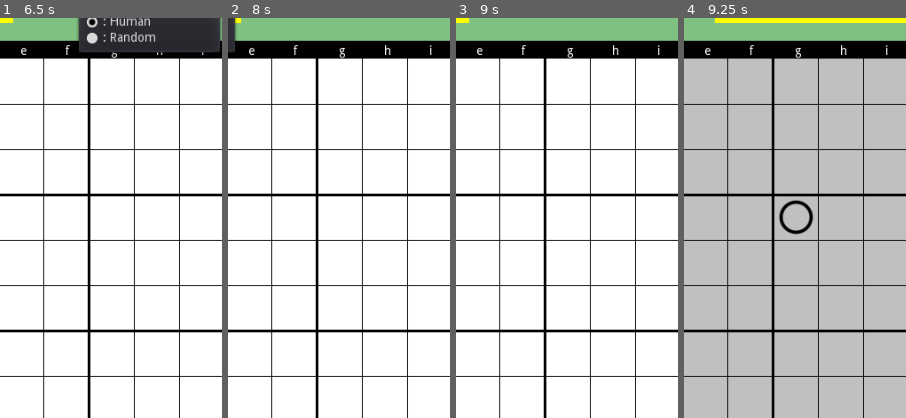
Above: before the commit, frames 1-4 (left to right).
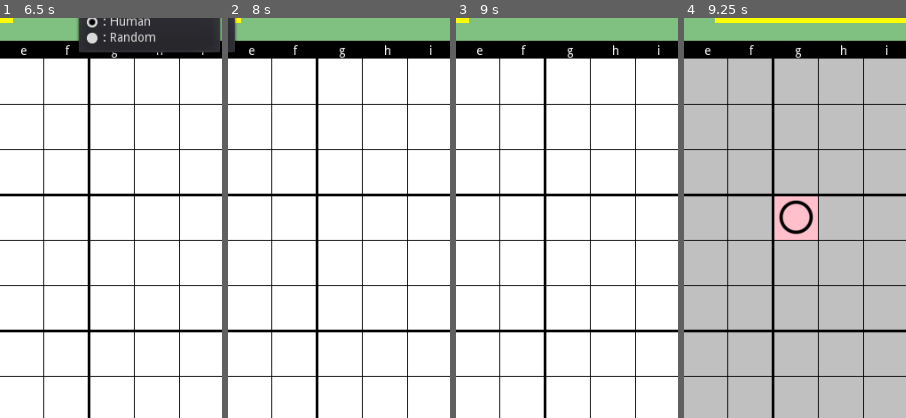
Above: after the commit, the same moments.

Repository: vivisuke/SuperTicTacToe
Game: Godot game, scene res://MainScene.tscn
Two runs of this game, one before a commit and one after it. Both use one fixed random seed, a clock stepped at 60 frames per second and the inputs below.
Inputs (mouse positions are % of the whole screen's width and height, from its top left):
- Up to frame 1 (6.5 s): click "Start Game" at 0.5 s; click "Stop Game" at 1.25 s; click "Start Game" at 2 s; click "Ｖ" at 2.75 s; click "Stop Game" at 3.5 s; click ": Human" at 4.25 s; click ": Human" at 5 s; click "Ｖ" at 5.75 s
- Up to frame 2 (8 s): click "Start Game" at 6.5 s; click ": Human" at 7.25 s
- Up to frame 3 (9 s): click "Ｖ" at 8 s; tap Enter at 8.75 s; move the mouse to (72, 45) at 8.77 s; click (72, 45) at 8.92 s
- Up to frame 4 (9.25 s): no input
The pictures show only the part of the screen within x 45-95%, y 19-69%; the shares and areas given below are measured in that part.

Frames 1-3 are identical in both runs. In frame 4, 1.9% of the frame differs, in the area x 40-61%, y 44-56%.

Commit message:
0040 ◎ C 01/04 01/04 0.001│ToDo│直前に着手されたセルを強調

Diff:
--- a/SuperTicTacToe/MainScene.tscn
+++ b/SuperTicTacToe/MainScene.tscn
@@ -12,6 +12,7 @@
 [ext_resource path="res://fonts/FlopDesignFONT.otf" type="DynamicFontData" id=10]
 [ext_resource path="res://scripts/MainScene.gd" type="Script" id=11]
 [ext_resource path="res://fonts/arial.ttf" type="DynamicFontData" id=12]
+[ext_resource path="res://images/pink.png" type="Texture" id=13]
 
 [sub_resource type="DynamicFont" id=1]
 size = 24
@@ -23,6 +24,22 @@
 0/tex_offset = Vector2( 0, 0 )
 0/modulate = Color( 1, 1, 1, 1 )
 0/region = Rect2( 0, 0, 153, 153 )
+0/tile_mode = 0
+0/occluder_offset = Vector2( 0, 0 )
+0/navigation_offset = Vector2( 0, 0 )
+0/shape_offset = Vector2( 0, 0 )
+0/shape_transform = Transform2D( 1, 0, 0, 1, 0, 0 )
+0/shape_one_way = false
+0/shape_one_way_margin = 0.0
+0/shapes = [  ]
+0/z_index = 0
+
+[sub_resource type="TileSet" id=13]
+0/name = "pink.png 0"
+0/texture = ExtResource( 13 )
+0/tex_offset = Vector2( 0, 0 )
+0/modulate = Color( 1, 1, 1, 1 )
+0/region = Rect2( 0, -1, 51, 52 )
 0/tile_mode = 0
 0/occluder_offset = Vector2( 0, 0 )
 0/navigation_offset = Vector2( 0, 0 )
@@ -156,6 +173,13 @@
 format = 1
 tile_data = PoolIntArray( 131074, 0, 0 )
 
+[node name="TileMapCursor" type="TileMap" parent="Board"]
+position = Vector2( 20, 20 )
+tile_set = SubResource( 13 )
+cell_size = Vector2( 51, 51 )
+format = 1
+tile_data = PoolIntArray( 0, 0, 0 )
+
 [node name="Grid" type="ColorRect" parent="Board"]
 margin_right = 500.0
 margin_bottom = 500.0
--- a/SuperTicTacToe/scripts/MainScene.gd
+++ b/SuperTicTacToe/scripts/MainScene.gd
@@ -45,12 +45,14 @@
 	ob.add_item(": Random", 1)
 func init_board():
 	n_put = 0
+	put_pos = [-1, -1]
 	n_put_board = [0, 0, 0, 0, 0, 0, 0, 0, 0]
 	three_lined_up = [false, false, false, false, false, false, false, false, false]
 	next_color = MARU
 	for y in range(N_VERT):
 		for x in range(N_HORZ):
 			$Board/TileMapLocal.set_cell(x, y, -1)
+			$Board/TileMapCursor.set_cell(x, y, -1)
 	for y in range(N_VERT/3):
 		for x in range(N_HORZ/3):
 			$Board/TileMapBG.set_cell(x, y, NEXT_LOCAL_BOARD)
@@ -70,7 +72,10 @@
 	var gix = x/3 + (y/3)*3
 	n_put_board[gix] += 1
 	print("n = ", n_put_board[gix])
+	if put_pos[0] >= 0 && put_pos[1] >= 0:
+		$Board/TileMapCursor.set_cell(put_pos[0], put_pos[1], -1)
 	put_pos = [x, y]
+	$Board/TileMapCursor.set_cell(put_pos[0], put_pos[1], 0)
 	$Board/TileMapLocal.set_cell(x, y, col)
 	# 次着手可能ローカルボード強調
 	var x3 : int = x % 3
@@ -152,16 +157,9 @@
 	elif( game_started && !AI_thinking &&
 			next_color == MARU && maru_player == AI || next_color == BATSU && batsu_player == AI):
 		AI_thinking = true
-		put_pos = AI_think_random()
-		print("AI put ", put_pos)
-		put_and_post_proc(put_pos[0], put_pos[1])
-		#put(put_pos[0], put_pos[1], next_color)
-		#var gx = int(put_pos[0]) / 3
-		#var gy = int(put_pos[1]) / 3
-		#if $Board/TileMapGlobal.get_cell(gx, gy) == -1 && is_three_stones(put_pos[0], put_pos[1]):
-		#	$Board/TileMapGlobal.set_cell(gx, gy, next_color)
-		#next_color = (MARU + BATSU) - next_color
-		#update_next_label()
+		var pos = AI_think_random()
+		print("AI put ", pos)
+		put_and_post_proc(pos[0], pos[1])
 		waiting = WAIT*10
 		AI_thinking = false
 	pass
@@ -185,15 +183,6 @@
 			var gy = int(pos.y) / 3
 			if !can_put_local(gx, gy): return
 			if put_and_post_proc(pos.x, pos.y): return
-			#put(pos.x, pos.y, next_color)
-			#if $Board/TileMapGlobal.get_cell(gx, gy) == -1 && is_three_stones(pos.x, pos.y):
-			#	$Board/TileMapGlobal.set_cell(gx, gy, next_color)
-			#	if is_game_over(gx, gy):
-			#		game_started = false
-			#		$MessLabel.text = "Human won."
-			#		return;
-			#next_color = (MARU + BATSU) - next_color
-			#update_next_label()
 			waiting = WAIT
 	pass
 
Not shown: 1 places in SuperTicTacToe/MainScene.tscn that only renumber resources
Binary file added: SuperTicTacToe/images/pink.png
Not shown, added: SuperTicTacToe/images/pink.png.import
Not shown, changed: SuperTicTacToe.spr
